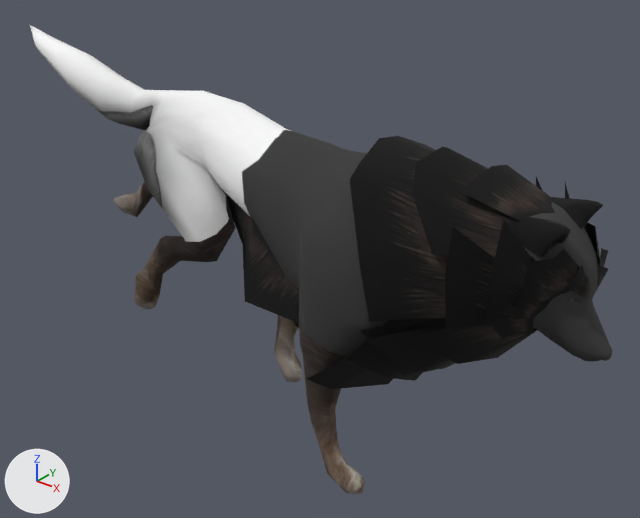
The OBJ model models/wolfrunning/wolf_running_000003.obj as it was, and as the next commit left it.
One viewpoint serves both versions: a 50 mm lens placed at (0.724, -0.854, 0.831), pointed at (0.0, 0.052, 0.27). The lights are fixed; the arrows at lower left show +X, +Y and +Z. Where no turn or scale is listed for an object, it has been applied to the vertices. Vertices at the same position are counted once.

In view in the first picture: 'Wolf1_Material__wolf_col_tga_0', 'Wolf2_fur__fella3_jpg_001_0_Wolf2_fur__fella3_jpg_001_0.001'.
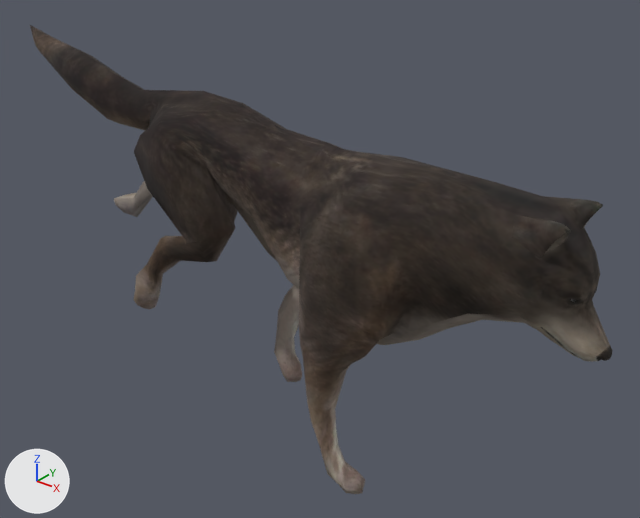
Edits to the scene script, one JSON object a line:
```json
{"block": "me_wolf1_material__wolf_col_tga_0", "where": "me_wolf1_material__wolf_col_tga_0.from_pydata(...)  # 892 vertices, 1772 faces; spans x -0.573..0.453, y -0.101..0.098, z -0.009..0.542"}
{"block": "me_wolf1_material__wolf_col_tga_0", "where": "# used by ob_wolf1_material__wolf_col_tga_0; location = (0.0, 0.0, 0.0)"}
{"block": "me_wolf1_material__wolf_col_tga_0", "change": "me_wolf1_material__wolf_col_tga_0 part 1: texture (UV) coordinates of 1772 of 1772 faces, centred in x -0.55..0.453, y -0.098..0.095, z -0.008..0.533, changed; they spanned u 0.02..0.98, v 0.01..0.98 and now span u 0.02..0.98, v 0.5..0.99"}
{"op": "remove", "block": "ob_wolf2_fur__fella3_jpg_001_0_wolf2_fur__fella3_jpg_001_0_001", "code": ["ob_wolf2_fur__fella3_jpg_001_0_wolf2_fur__fella3_jpg_001_0_001 = bpy.data.objects.new('Wolf2_fur__fella3_jpg_001_0_Wolf2_fur__fella3_jpg_001_0.001', me_wolf2_fur__fella3_jpg_001_0_wolf2_fur__fella3_jpg_001_0_001)", "ob_wolf2_fur__fella3_jpg_001_0_wolf2_fur__fella3_jpg_001_0_001.location = (0.0, 0.0, 0.0)"]}
```

Changed parts and their boxes [x1, y1, x2, y2] in the pictures (640 x 518 px):
```json
{"object": "Wolf2_fur__fella3_jpg_001_0_Wolf2_fur__fella3_jpg_001_0.001", "change": "deleted", "before": [222, 136, 608, 389], "on screen": "black"}
{"part": 1, "of": "me_wolf1_material__wolf_col_tga_0", "change": "surface changed", "before": [30, 25, 613, 494], "after": [30, 25, 613, 494]}
```
